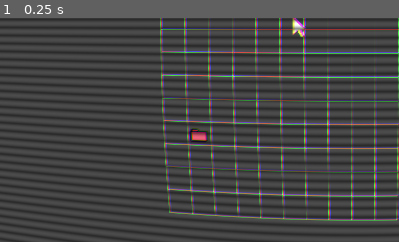
Above: before the commit, frame 1.
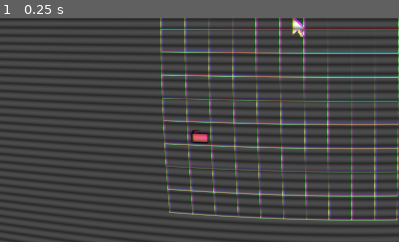
Above: after the commit, the same moment.

Repository: jwikiera/ggj23_root
Game: Godot game, scene res://Scenes/MainScene.tscn
The game is run twice, just before and just after one commit, with the same random seed, the same clock (stepped at 60 frames per second) and the same inputs. The engine's default icon, where the game draws it, is replaced by a stand-in: a white triangle on a blue panel in a dark square.
Inputs:
- Up to frame 1 (0.25 s): no input
The pictures show only the part of the screen within x 5-55%, y 50-100%; the shares and areas given below are measured in that part.

The runs differ from the first frame. In frame 1, 0.2% of the frame differs, in the area x 47-53%, y 49-57%.

Commit message:
player now always appears on top

Diff:
--- a/godot_project/Elements/Element.gd
+++ b/godot_project/Elements/Element.gd
@@ -48,7 +48,7 @@
 func set_position_in_grid(pos:Vector2):
 	GridUtils.scale_sprite_node(get_node("Sprite"), Globals.current_folder)
 	position = GridUtils.get_physical_coords_of_grid_index(Globals.current_folder, pos)
-	GridUtils.compensate_scale_pos(get_node("Sprite"), Globals.current_folder)
+	#####GridUtils.compensate_scale_pos(get_node("Sprite"), Globals.current_folder)
 
 # Called every frame. 'delta' is the elapsed time since the previous frame.
 #func _process(delta):
--- a/godot_project/Scripts/MainScene.gd
+++ b/godot_project/Scripts/MainScene.gd
@@ -15,6 +15,7 @@
 
 	#var folder_ = load("res://Elements/Folder.tscn")
 	#var folder = folder_.instance()
+
 	Globals.current_folder.initialize_scene(self)
 	add_child(Globals.console)
 	add_child(Globals.player)
@@ -44,7 +45,9 @@
 	# retirer les anciens elements et placer les nouveaux
 	Globals.current_folder.delete_scene(self)
 	Globals.current_folder=new_folder
+	remove_child(Globals.player)
 	Globals.current_folder.initialize_scene(self)
+	add_child(Globals.player)
 
 	#placer joueur au bon endroit (étape 2 et fin)
 	Globals.player.set_position(GridUtils.get_physical_coords_of_grid_index(Globals.current_folder, Globals.player_coords))
